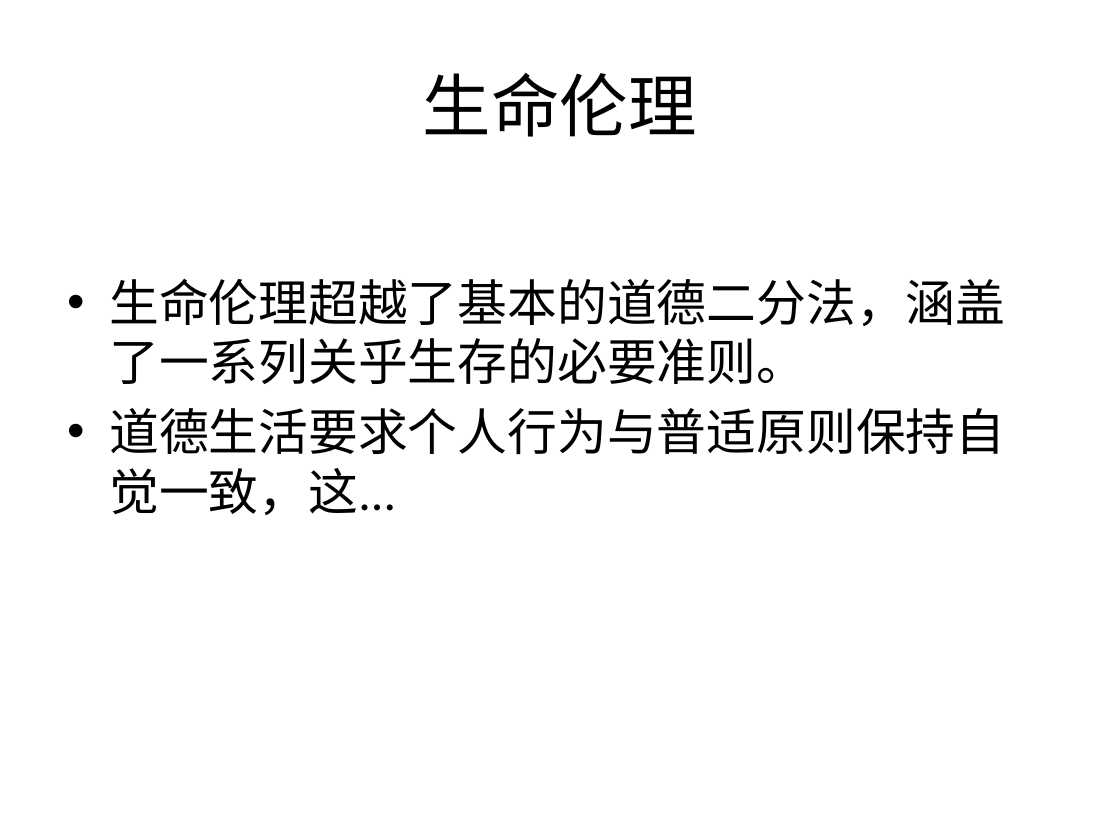
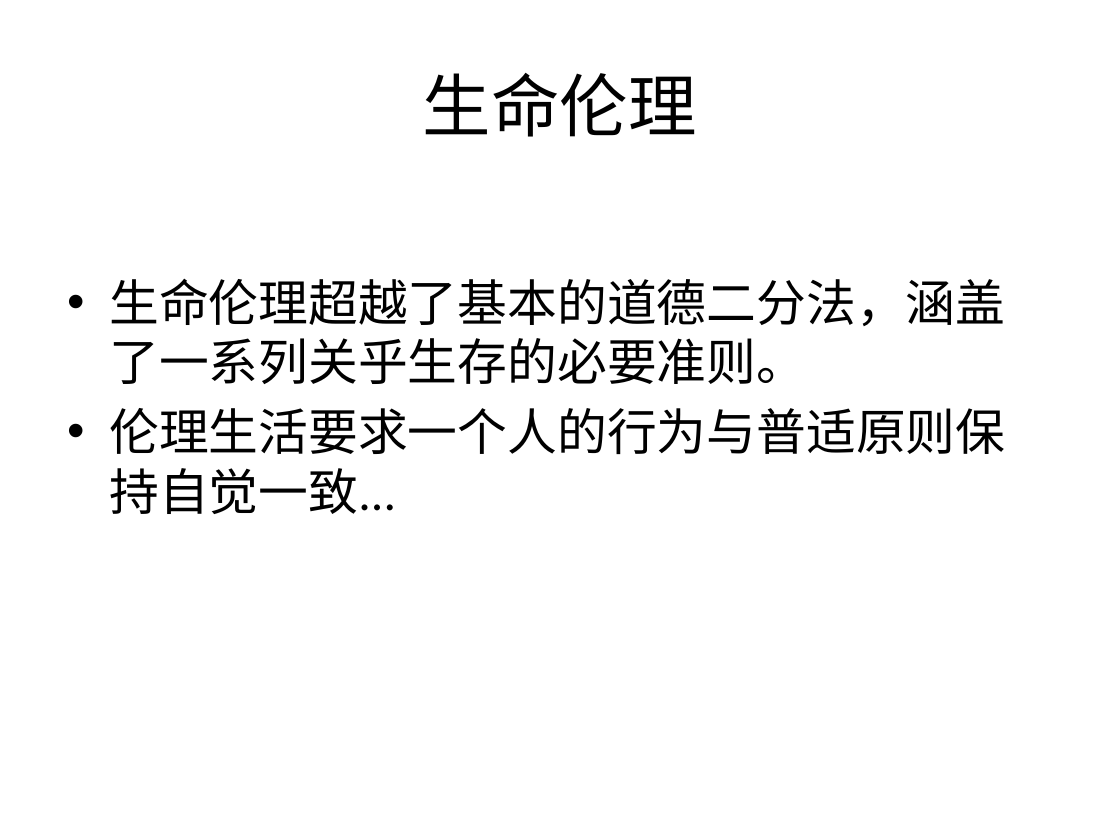
Before and after one commit to arham4748/QA-Project, a slide deck: slide 2 of Target Folder/QA-Files/zh-CN/Topics_Presentation.pptx. Drawn at 1120x840 pixels with LibreOffice and Linux fonts; fonts in the diff are those of the drawing. Boxes give left, top, right and bottom in pixels: in the first picture for what was removed or moved away, otherwise in the second. Text is boxed around its words. In the diff, an @@ line names an element or a change of style, - is before the commit and + after.

```diff
--- a/Target Folder/QA-Files/zh-CN/Topics_Presentation.pptx
+++ b/Target Folder/QA-Files/zh-CN/Topics_Presentation.pptx
@@ text at [109, 408, 1005, 514]: text changed @@
-• 道德生活要求个人行为与普适原则保持自觉一致，这...
+• 伦理生活要求一个人的行为与普适原则保持自觉一致...
```
Also in this commit, not shown: 1 other slide changed.
